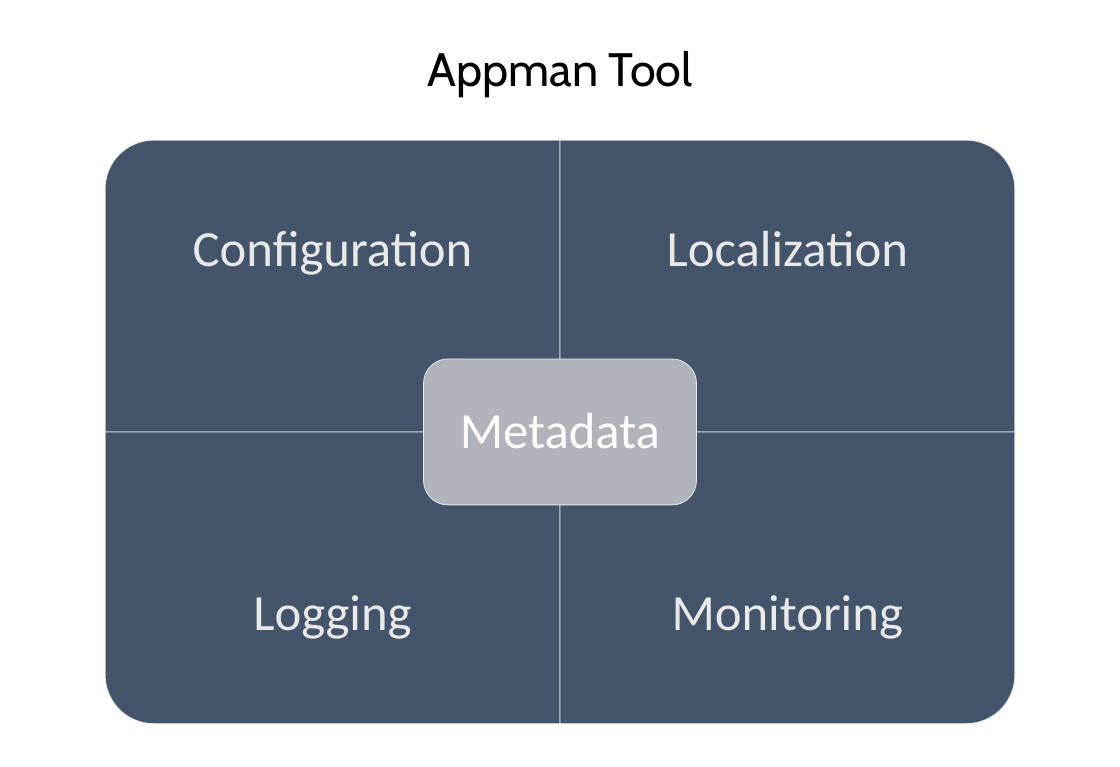
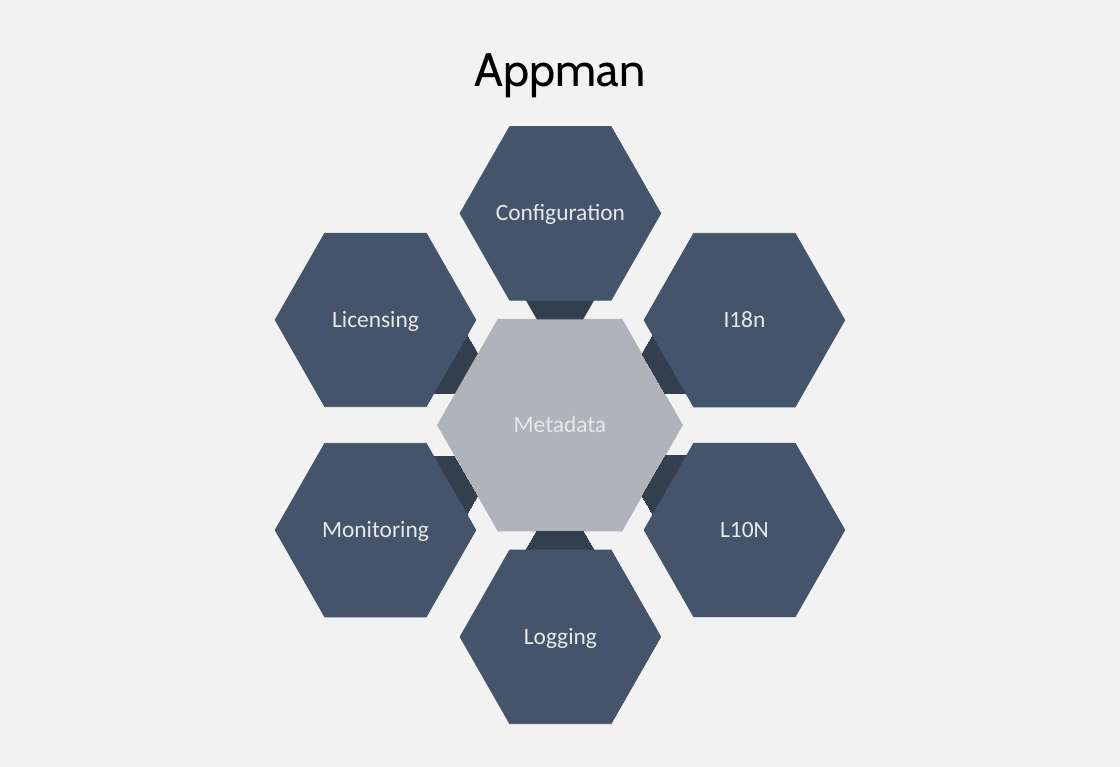
Before and after one commit to DonColon/appman-api-spec, a slide deck: slide 1 of docs/Appman - Data Model.pptx. Drawn at 1120x767 pixels with LibreOffice and Linux fonts; fonts in the diff are those of the drawing. Boxes give left, top, right and bottom in pixels: in the first picture for what was removed or moved away, otherwise in the second. Text is boxed around its words. In the diff, an @@ line names an element or a change of style, - is before the commit and + after.

```diff
--- a/docs/Appman - Data Model.pptx
+++ b/docs/Appman - Data Model.pptx
@@ background #FFFFFF to #F2F2F2 @@
@@ title at (x1=475, y1=53, x2=646, y2=97): text changed @@
-Appman Tool
+Appman
@@ text "Configuration" moved from (x1=193, y1=231, x2=473, y2=275) to (x1=496, y1=204, x2=625, y2=224) @@
@@ group added at (x1=275, y1=126, x2=845, y2=724): 12 hexagons, 3 texts @@
+I18n
+L10N
+Licensing
@@ hexagon added at (x1=386, y1=314, x2=478, y2=394), fill #333F50, outline #333F50 0.75 pt @@
@@ group removed at (x1=105, y1=140, x2=1014, y2=724): 4 round rects, 1 text, 1 rounded rectangle @@
-Localization
@@ text "Metadata" moved from (x1=460, y1=413, x2=660, y2=448) to (x1=514, y1=416, x2=606, y2=432) @@
@@ text "Metadata" at (x1=514, y1=416, x2=606, y2=432): size 65 to 30 pt, text colour #FFFFFF to #E8E8E8; less space between paragraphs @@
@@ size 65 to 30 pt; less space between paragraphs in 3 elements at (x1=496, y1=204, x2=625, y2=224), (x1=524, y1=628, x2=597, y2=648), (x1=322, y1=521, x2=429, y2=541) @@
@@ text "Monitoring" moved from (x1=672, y1=595, x2=903, y2=639) to (x1=322, y1=521, x2=429, y2=541) @@
@@ text "Logging" moved from (x1=253, y1=595, x2=411, y2=639) to (x1=524, y1=628, x2=597, y2=648) @@
```
Also in this commit, not shown: 18 other slides changed, 1 other file.
